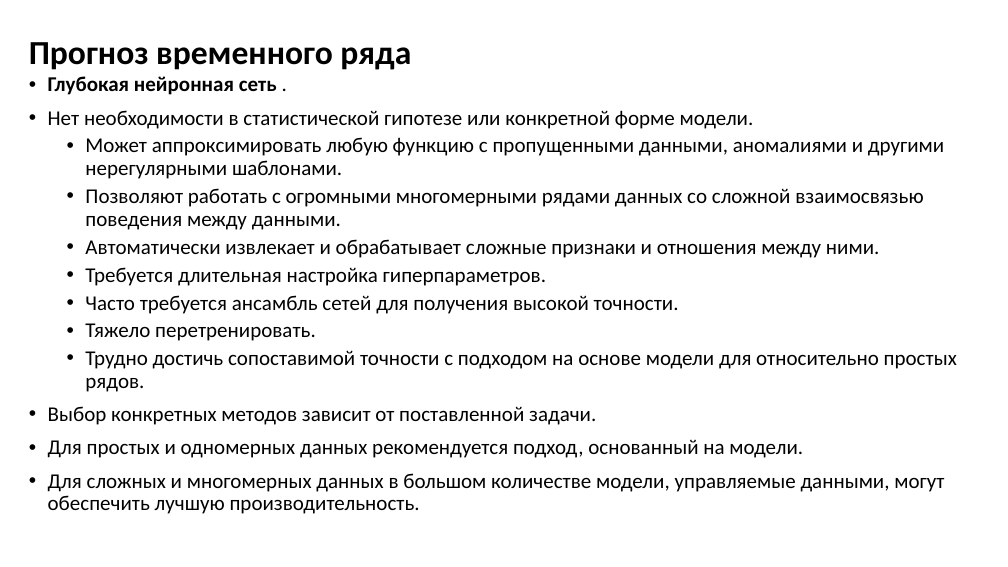
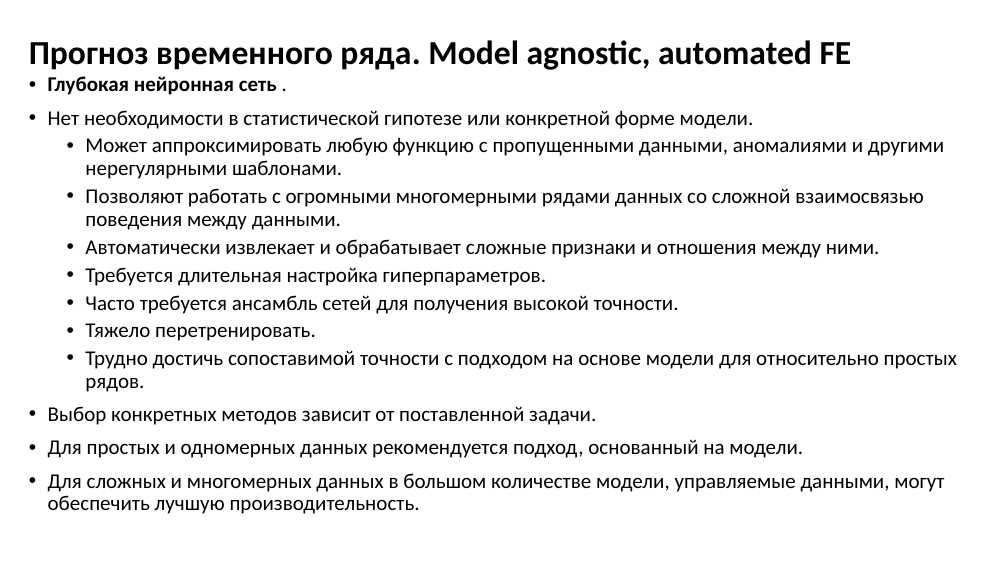
Before and after one commit to MVRonkin/TimeSeriesCourse, a slide deck: slide 6 of 2024/Lec/Юнит 6 - методы предсказания ВР.pptx (slide 5 before the commit). Drawn at 1008x567 pixels with LibreOffice and Linux fonts; fonts in the diff are those of the drawing. Boxes give left, top, right and bottom in pixels: in the first picture for what was removed or moved away, otherwise in the second. Text is boxed around its words. In the diff, an @@ line names an element or a change of style, - is before the commit and + after.

```diff
--- a/2024/Lec/Юнит 6 - методы предсказания ВР.pptx
+++ b/2024/Lec/Юнит 6 - методы предсказания ВР.pptx
@@ title at (29,40,852,70): text changed @@
-Прогноз временного ряда
+Прогноз временного ряда. Model agnostic, automated FE
```
Also in this commit, not shown: 3 other slides changed, 1 slide added, 2 slides removed, 22 other files.
